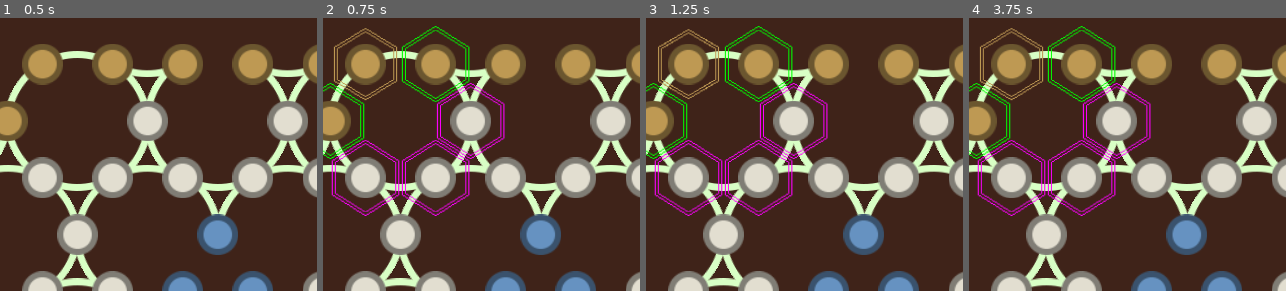
Above: before the commit, frames 1-4 (left to right).
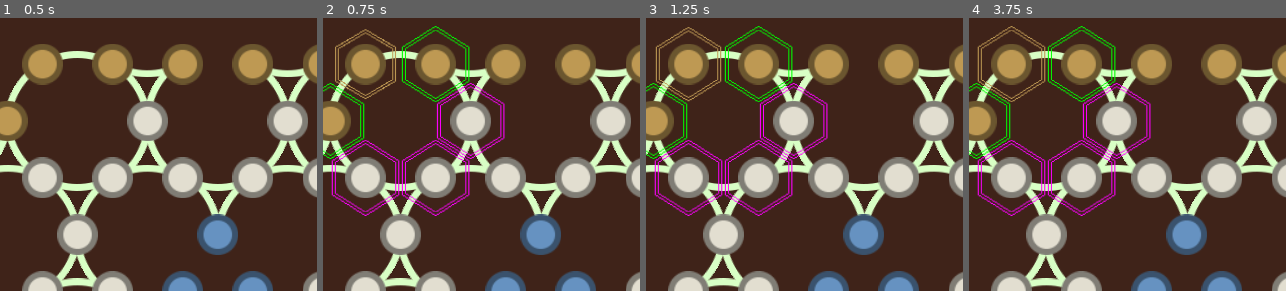
Above: after the commit, the same moments.

Repository: jbbranch9/MANOK
Game: Godot game, scene res://game.tscn
Same seed, same stepped clock (60 frames per second), same inputs: the game is played once before the commit and once after it.
Inputs (mouse positions are % of the whole screen's width and height, from its top left):
- Up to frame 1 (0.5 s): no input
- Up to frame 2 (0.75 s): tap Enter at 0.5 s; move the mouse to (23, 8) at 0.52 s; click (23, 8) at 0.6 s
- Up to frame 3 (1.25 s): no input
- Up to frame 4 (3.75 s): move the mouse to (34, 8) at 1.27 s; tap Tab (toggle_coordinate_visibility) at 1.35, 2.85 s; click (34, 8) at 1.42 s; tap Space at 2 s; move the mouse to (45, 8) at 2.02 s; click (45, 8) at 2.1 s; tap Enter at 2.75 s; move the mouse to (56, 8) at 2.77 s; click (56, 8) at 2.92 s; move the mouse to (67, 8) at 3.52 s; click (67, 8) at 3.6 s
The pictures show only the part of the screen within x 16-66%, y 0-50%; the shares and areas given below are measured in that part.

Frame 1 is identical in both runs. In frame 2, 0.9% of the frame differs, in the area x 3-24%, y 3-31%; in frame 3, 1.2%; in frame 4, 1.2%, in the area x 2-25%, y 2-31%.

Commit message:
Update tile.tscn

Diff:
--- a/tile.tscn
+++ b/tile.tscn
@@ -45,14 +45,14 @@
 [node name="flare" type="AnimatedSprite" parent="flare"]
 frames = SubResource( 5 )
 animation = "flare"
-frame = 4
+frame = 12
 playing = true
 
 [node name="flare2" type="AnimatedSprite" parent="flare"]
 scale = Vector2( 1.1, 1.1 )
 frames = SubResource( 5 )
 animation = "flare"
-frame = 4
+frame = 12
 playing = true
 
 [node name="pawn" parent="." instance=ExtResource( 4 )]
